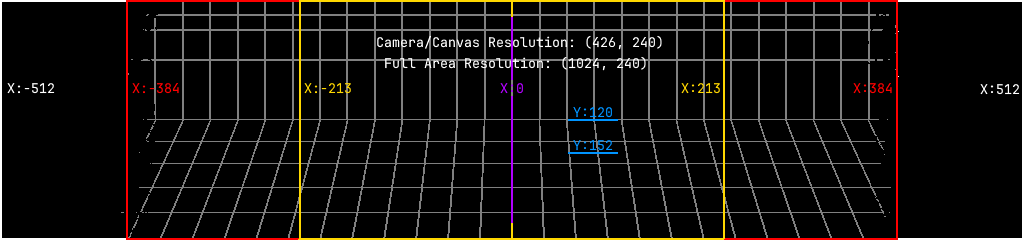
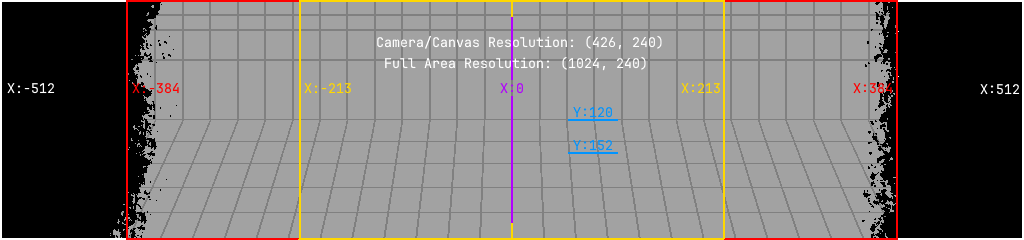
Layer changes from the first w=1024, h=240 image to the second:
painted on "Wall" over [129, 2, 895, 119]
painted on "Floor" over [110, 120, 896, 238]
